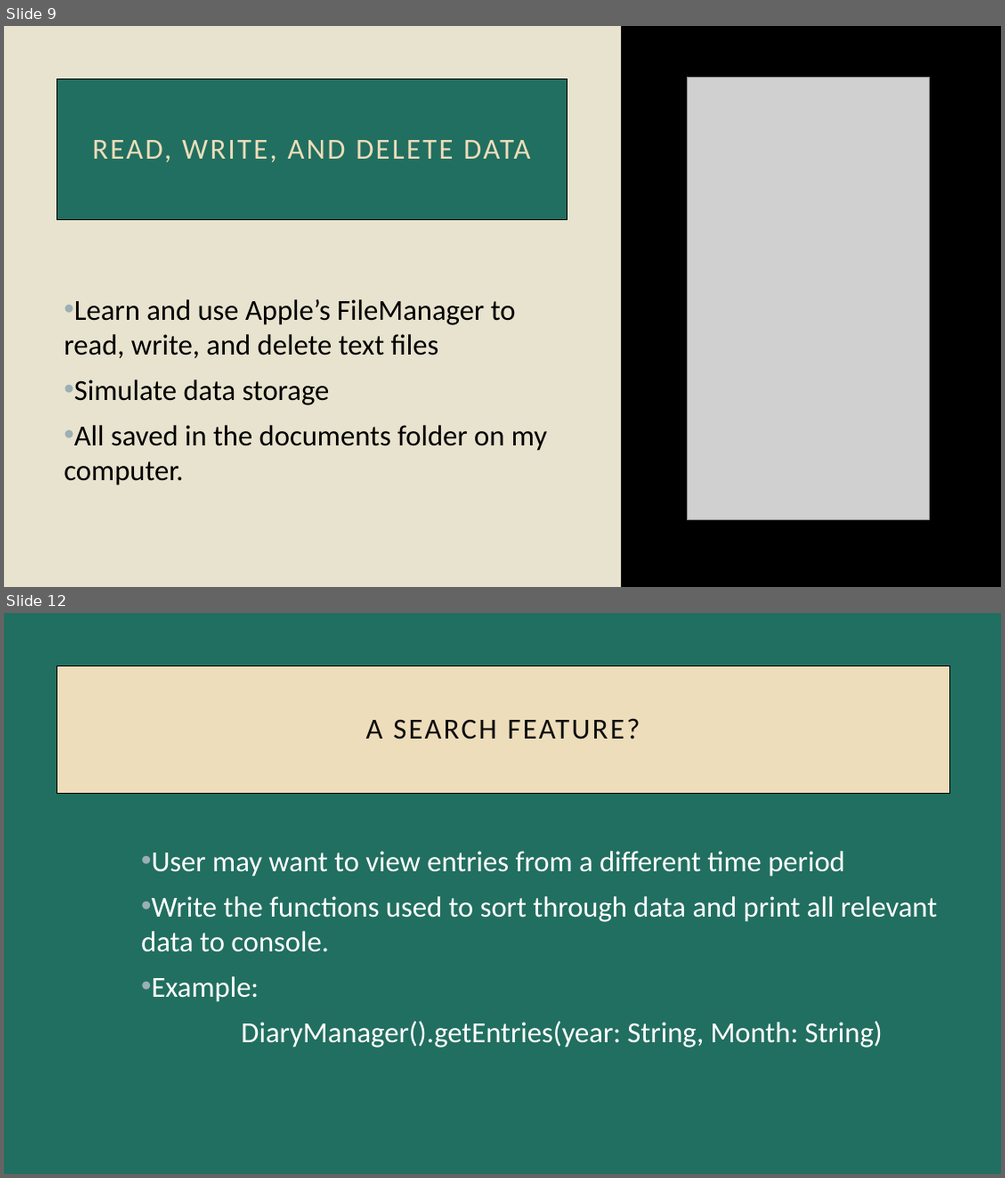
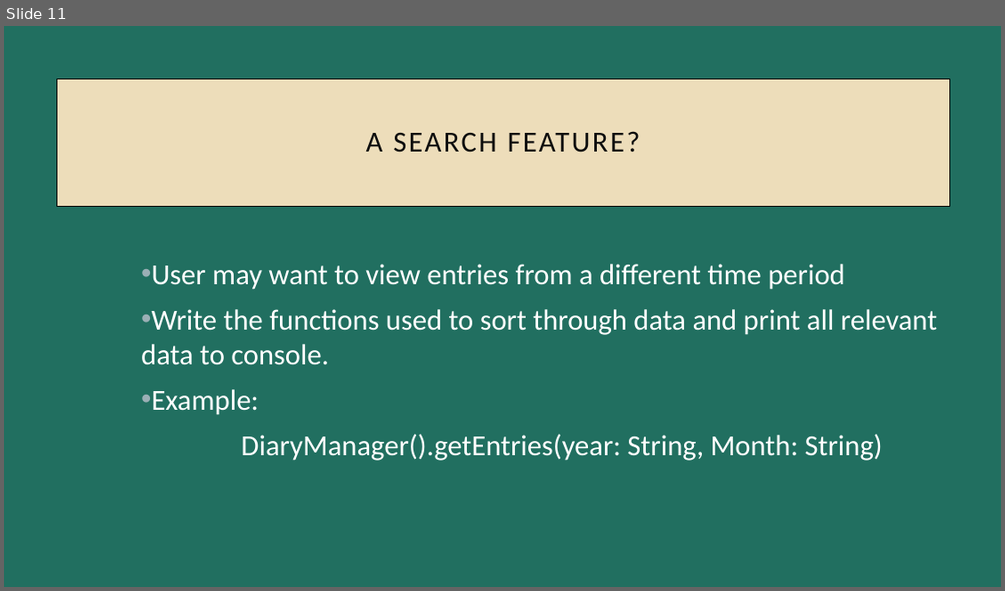
Before and after one commit to brianhawking/Mad157, a slide deck: Semester Project Presentation V2.pptx. Shown one above the other, each under a label of ours: slides 9 and 12 before the commit, slide 11 after it; the slides between them are not shown. The pictures are 1005x1178 and 1005x591 pixels, drawn with LibreOffice and Linux fonts; fonts in the diff are those of the drawing; grey boxes stand for pictures. Boxes give left, top, right and bottom in pixels: in the first picture for what was removed or moved away, otherwise in the second. Text is boxed around its words. In the diff, an @@ line names an element or a change of style, - is before the commit and + after.

```diff
--- a/Semester Project Presentation V2.pptx
+++ b/Semester Project Presentation V2.pptx
@@ slide 9 removed at box(4, 26, 1001, 587), background #000000 @@
@@ rectangle removed at box(4, 26, 621, 587) @@
@@ rectangle removed at box(57, 79, 567, 220) @@
-READ, WRITE, AND DELETE DATA
@@ picture removed at box(688, 77, 930, 520) @@
@@ text removed at box(64, 299, 547, 485) @@
-• Learn and use Apple’s FileManager to read, write, and delete text files
-• Simulate data storage
-• All saved in the documents folder on my computer.
@@ what was slide 12 is now slide 11 @@
```
Also in this commit, not shown: 7 slides changed, 3 slides added, 4 other slides removed, 2 other files.
